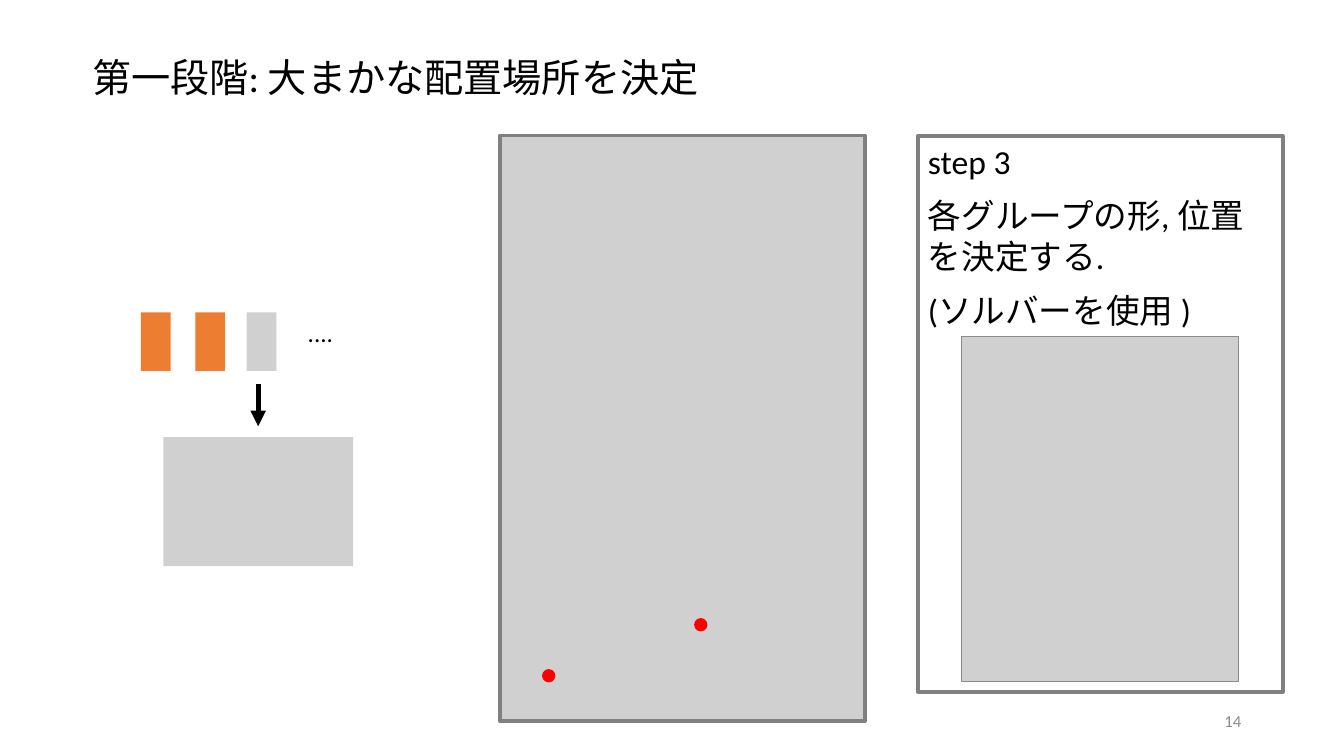
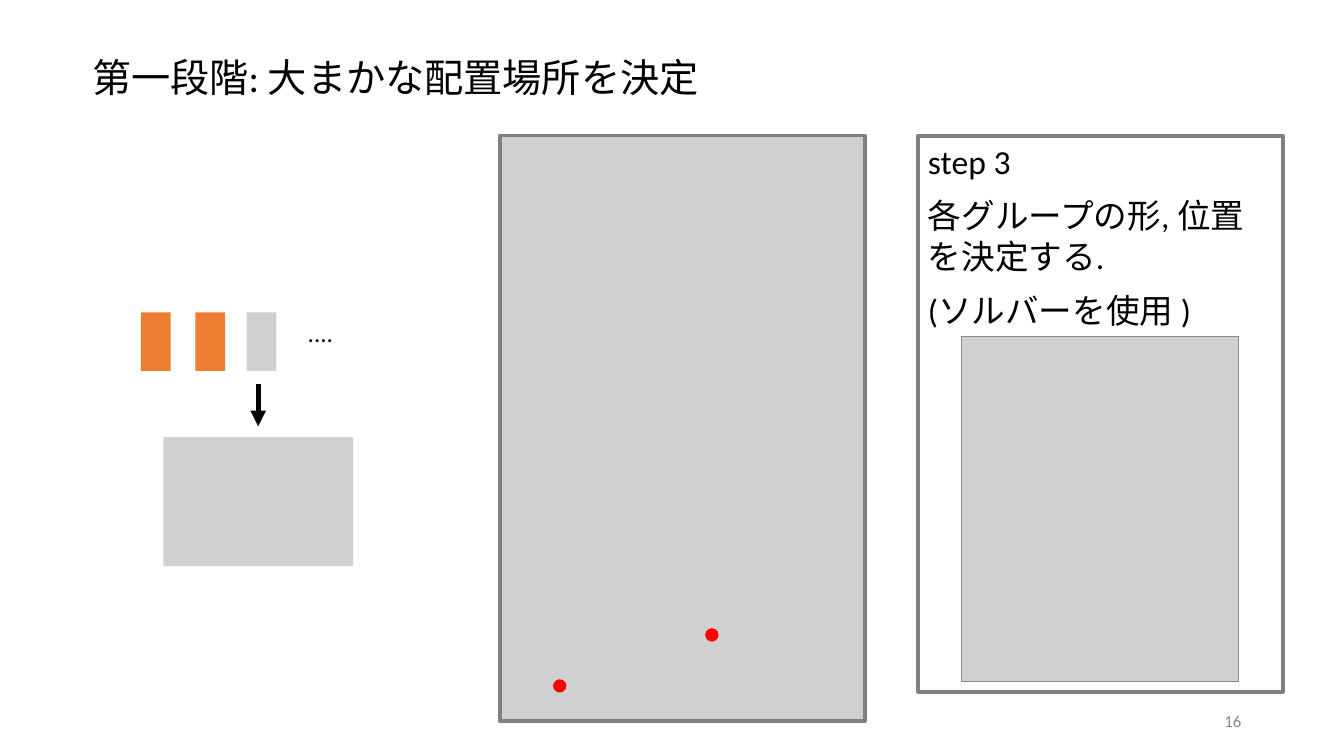
Before and after one commit to r-kurosu/kline, a slide deck: slide 16 of 卒論発表用スライド.pptx (slide 14 before the commit). Drawn at 1344x756 pixels with LibreOffice and Linux fonts; fonts in the diff are those of the drawing; grey boxes stand for pictures. Boxes give left, top, right and bottom in pixels: in the first picture for what was removed or moved away, otherwise in the second. Text is boxed around its words. In the diff, an @@ line names an element or a change of style, - is before the commit and + after.

```diff
--- a/卒論発表用スライド.pptx
+++ b/卒論発表用スライド.pptx
@@ 2 ellipses, 2 pictures: place and size @@
-2 ellipses, 2 pictures at (542, 500, 778, 682)
+2 ellipses, 2 pictures at (554, 510, 789, 693)
@@ page number at (1224, 716, 1241, 727): text changed @@
-14
+16
```
Also in this commit, not shown: 5 other slides changed, 2 slides added, 1 other file.
